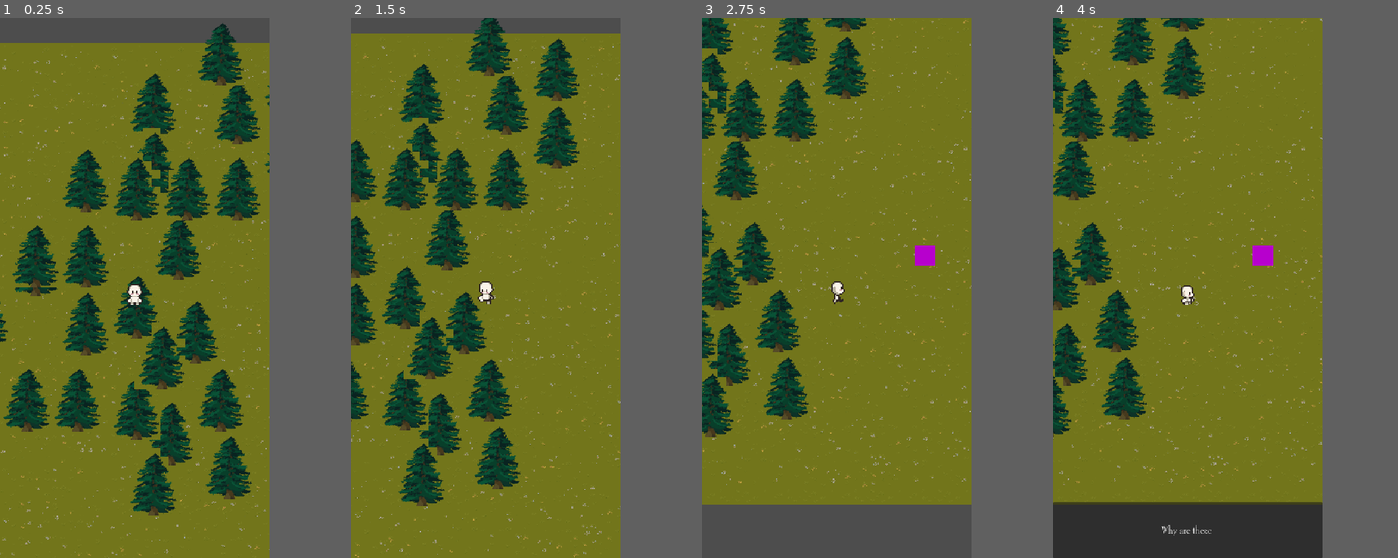
Above: before the commit, frames 1-4 (left to right).
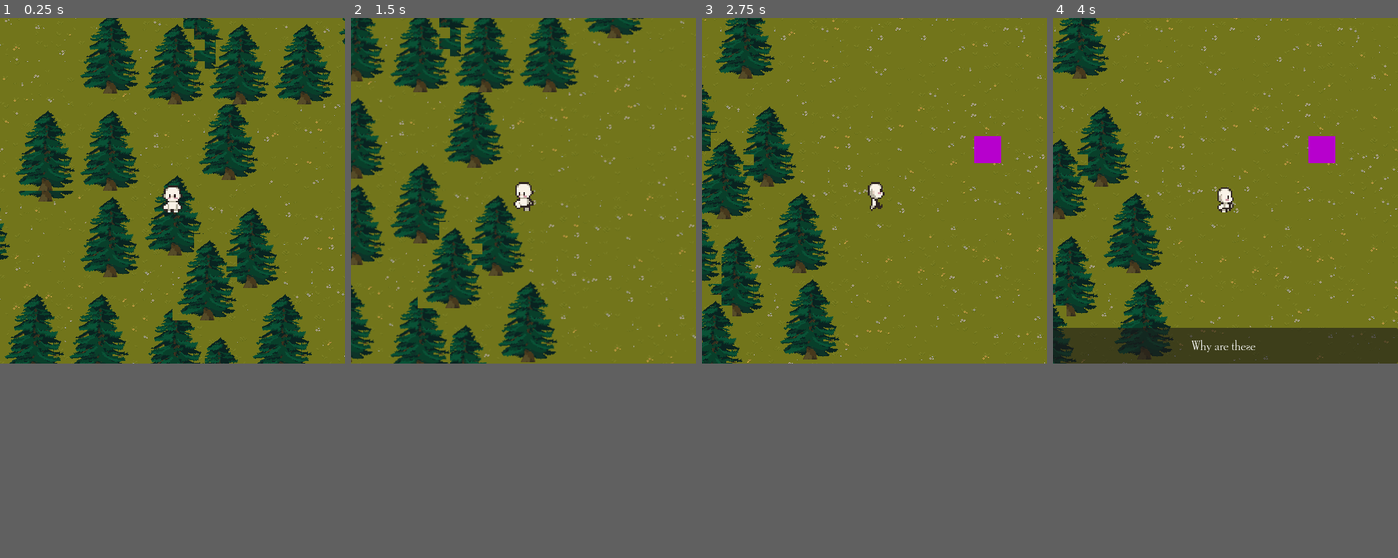
Above: after the commit, the same moments.

Repository: Dat-one-dev/Katha
Game: Godot game, scene res://Scene/world.tscn
Two runs of this game, one before a commit and one after it. Both use one fixed random seed, a clock stepped at 60 frames per second and the inputs below.
Inputs:
- Up to frame 1 (0.25 s): no input
- Up to frame 2 (1.5 s): hold Right (ui_right) 0.53-1.28 s; hold E (interact) 0.53-1.28 s; hold Down (ui_down) from 1.28 s (still down); tap E (interact) at 1.35 s
- Up to frame 3 (2.75 s): release Down (ui_down) at 2.03 s; hold Right (ui_right) from 2.03 s (still down); hold E (interact) from 2.03 s (still down)
- Up to frame 4 (4 s): release Right (ui_right) at 2.78 s; release E (interact) at 2.78 s; hold Up (ui_up) 2.78-3.53 s; tap E (interact) at 2.85 s; hold Left (ui_left) from 3.53 s (still down); hold E (interact) from 3.53 s (still down)
In our replay, the window is 400x800 before the commit and 512x512 after it. These sizes can differ from the game's own. Grey fills any space a smaller window leaves; there, only what the larger window draws over its background counts as a difference.

The runs differ from the first frame. In frame 1, 37% of the frame differs, in the area x 0-100%, y 0-100%; in frame 2, 30%; in frame 3, 27%; in frame 4, 29%.

Commit message:
Add banyan tree assets, base sprite, update project settings

Diff:
--- a/project.godot
+++ b/project.godot
@@ -22,7 +22,7 @@
 [display]
 
 window/size/viewport_width=512
-window/size/viewport_height=1024
+window/size/viewport_height=512
 window/stretch/mode="canvas_items"
 window/stretch/aspect="expand"
 
Binary file added: Banyan.png
Binary file added: BanysanTree.png.png.ase
Binary file added: Sprites/Base.png
